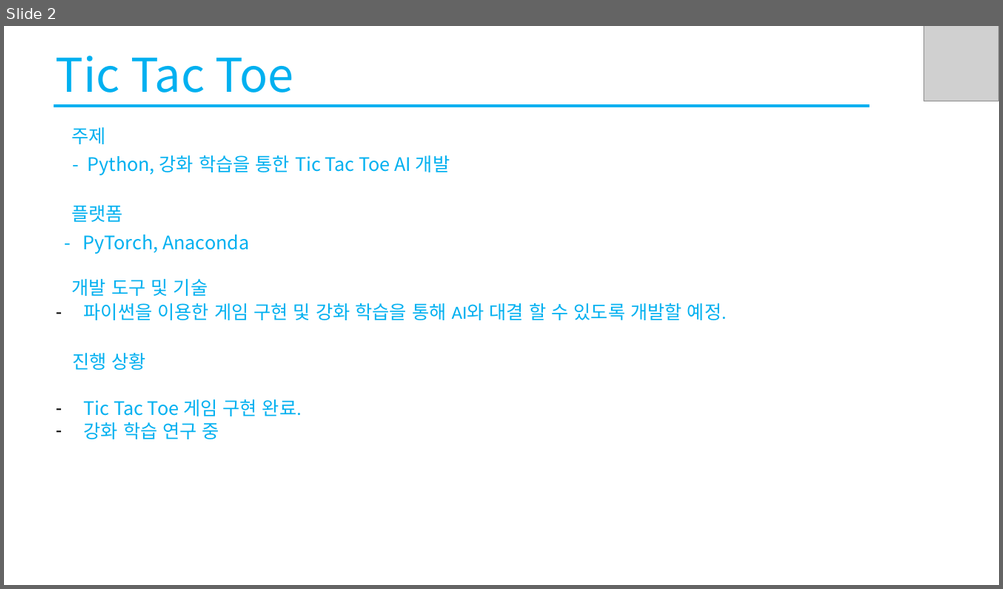
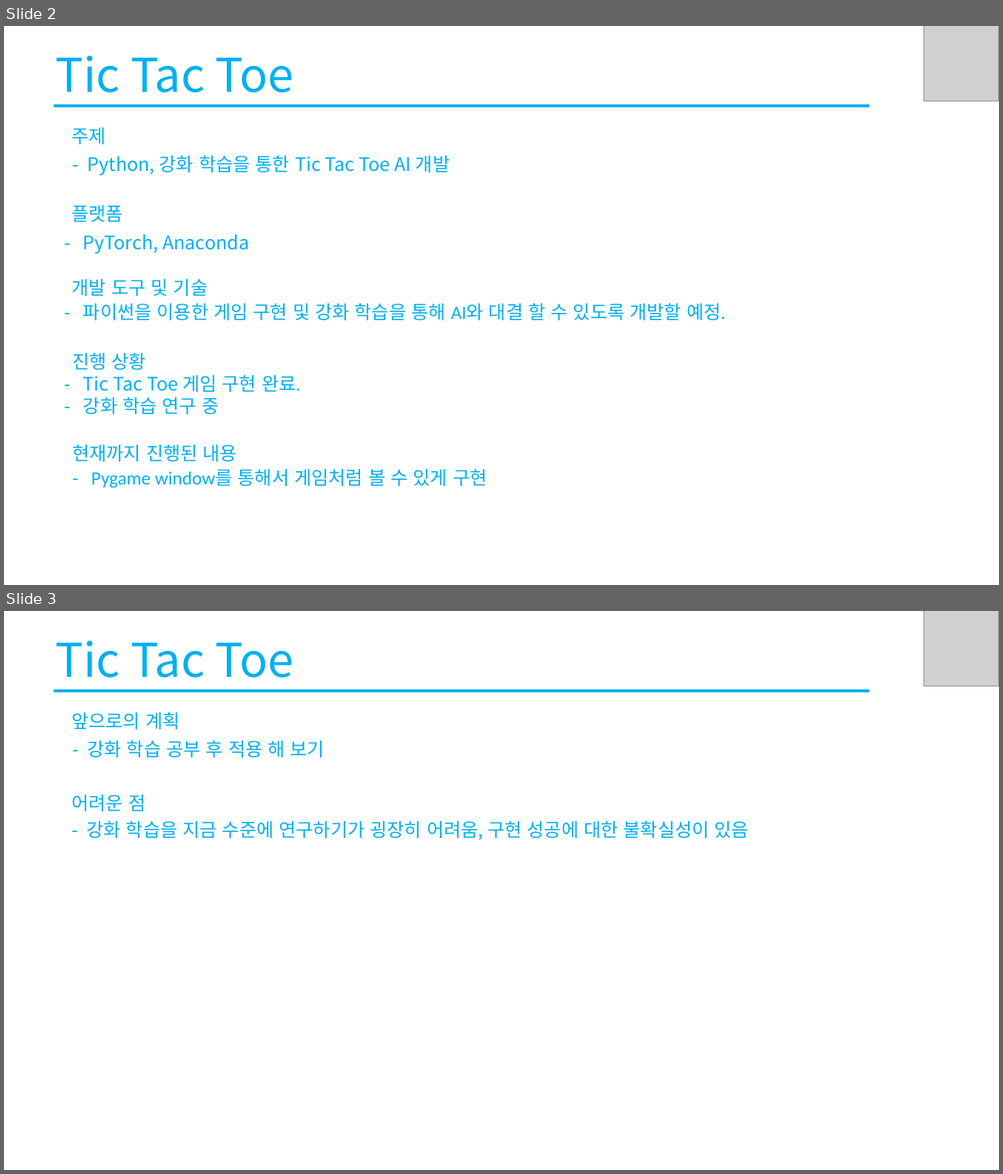
Before and after one commit to owinhun/2022_Caerang, a slide deck: 씨애랑_SW전시회_ppt.pptx. Shown one above the other, each under a label of ours: slide 2 before the commit, slides 2 and 3 after it. The pictures are 1003x589 and 1003x1174 pixels, drawn with LibreOffice and Linux fonts; fonts in the diff are those of the drawing; grey boxes stand for pictures. Boxes give left, top, right and bottom in pixels: in the first picture for what was removed or moved away, otherwise in the second. Text is boxed around its words. In the diff, an @@ line names an element or a change of style, - is before the commit and + after.

```diff
--- a/씨애랑_SW전시회_ppt.pptx
+++ b/씨애랑_SW전시회_ppt.pptx
@@ slide 3 added at [4,611,999,1170], background #FFFFFF @@
@@ picture added at [924,611,999,686] @@
@@ text added at [56,641,294,678], 45 pt, text #00B0F0 @@
+Tic Tac Toe
@@ line added from (54, 691) to (869, 691), #00B0F0 3 pt @@
@@ text added at [71,712,748,840], 18 pt, text #00B0F0 @@
+앞으로의 계획
+- 강화 학습 공부 후 적용 해 보기
+어려운 점
+- 강화 학습을 지금 수준에 연구하기가 굉장히 어려움, 구현 성공에 대한 불확실성이 있음
@@ slide 2 changed as well @@
@@ text at [72,375,486,488]: text changed @@
-– Tic Tac Toe 게임 구현 완료.
-– 강화 학습 연구 중
+- Tic Tac Toe 게임 구현 완료.
+- 강화 학습 연구 중
+현재까지 진행된 내용
+- Pygame window를 통해서 게임처럼 볼 수 있게 구현
```
Also in this commit, not shown: 3 other slides changed, 1 other slide added, 1 other file.
